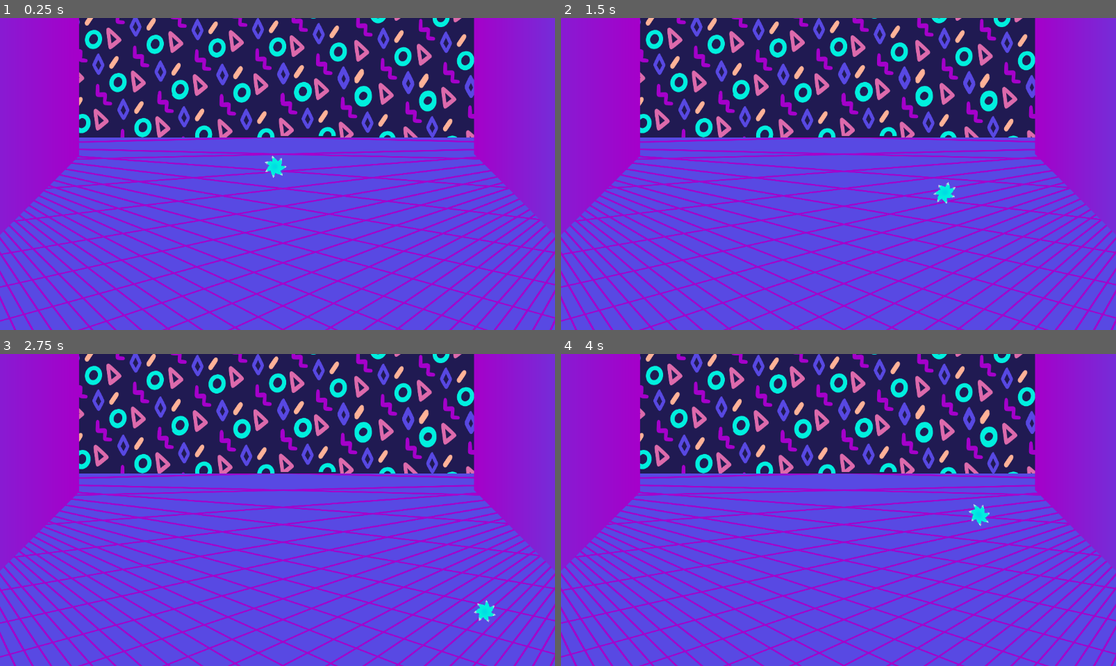
Above: before the commit, frames 1-4 (two rows, left to right).
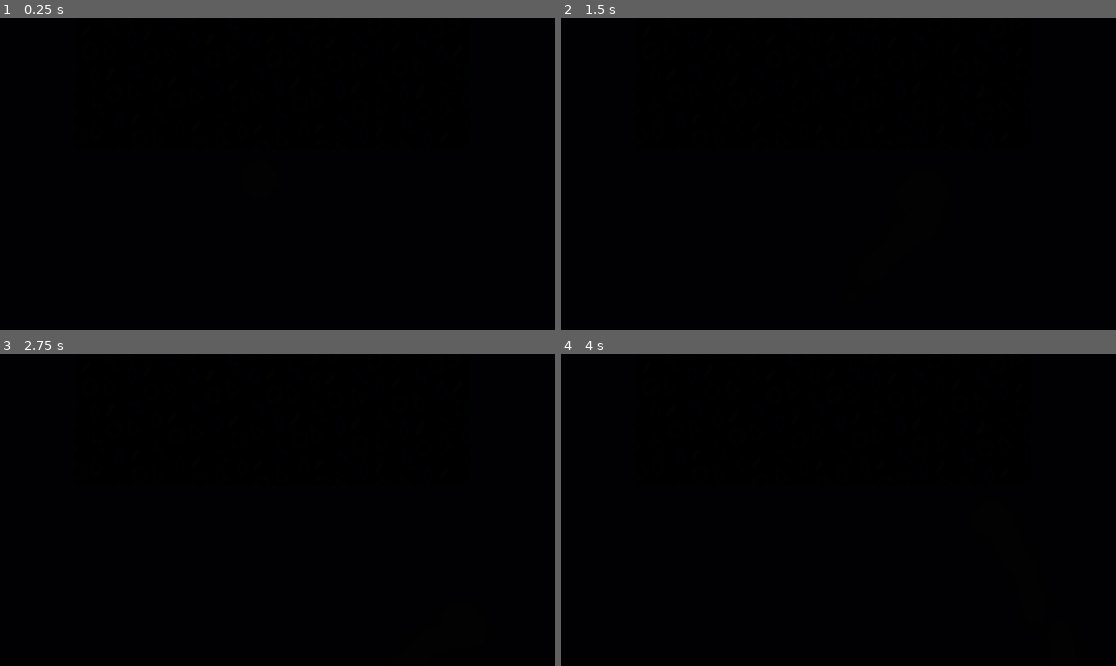
Above: after the commit, the same moments.

Repository: Liamc0950/Shapeshift
Game: Godot game, scene res://Player/sandbox.tscn
The game is run twice, just before and just after one commit, with the same random seed, the same clock (stepped at 60 frames per second) and the same inputs.
Inputs:
- Up to frame 1 (0.25 s): no input
- Up to frame 2 (1.5 s): hold D (Right) 0.53-1.28 s; tap Up (IceAttack) at 0.6, 1.35 s; hold S (Down) from 1.28 s (still down)
- Up to frame 3 (2.75 s): release S (Down) at 2.03 s; hold D (Right) from 2.03 s (still down); tap Up (IceAttack) at 2.1 s
- Up to frame 4 (4 s): release D (Right) at 2.78 s; hold W (Up) 2.78-3.53 s; tap Up (IceAttack) at 2.85, 3.6 s; hold A (Left) from 3.53 s (still down)

The runs differ from the first frame. In frame 1, 100% of the frame differs, in the area x 0-100%, y 0-100%; in frame 2, 100%; in frame 3, 100%; in frame 4, 100%.

Commit message:
Added ice attack w/ particles

Diff:
--- /dev/null
+++ b/Particles/IceParticles.gd
@@ -0,0 +1,3 @@
+extends CPUParticles2D
+
+class_name IceParticles
--- /dev/null
+++ b/Particles/IceParticles.tscn
@@ -0,0 +1,27 @@
+[gd_scene load_steps=4 format=3 uid="uid://g3w2ryv5n8cy"]
+
+[ext_resource type="Texture2D" uid="uid://bs24gqis46o0k" path="res://Assets/Sprites/Particle.png" id="1_jpmrn"]
+[ext_resource type="Script" path="res://Particles/IceParticles.gd" id="2_suq7b"]
+
+[sub_resource type="Gradient" id="Gradient_gosou"]
+colors = PackedColorArray(0.443137, 0.933333, 0.866667, 0.396078, 1, 1, 1, 1)
+
+[node name="IceParticles" type="CPUParticles2D"]
+position = Vector2(3, 1)
+emitting = false
+amount = 128
+lifetime = 0.35
+one_shot = true
+randomness = 1.0
+lifetime_randomness = 0.25
+texture = ExtResource("1_jpmrn")
+emission_shape = 1
+emission_sphere_radius = 8.0
+initial_velocity_min = 1.0
+initial_velocity_max = 2.0
+radial_accel_min = 0.35
+radial_accel_max = 58.94
+scale_amount_min = 0.03
+scale_amount_max = 0.05
+color_ramp = SubResource("Gradient_gosou")
+script = ExtResource("2_suq7b")
--- /dev/null
+++ b/Particles/dust_particles.tscn
@@ -0,0 +1,30 @@
+[gd_scene load_steps=4 format=3 uid="uid://cmyqh4brqp82n"]
+
+[ext_resource type="Texture2D" uid="uid://bs24gqis46o0k" path="res://Assets/Sprites/Particle.png" id="1_nlx30"]
+[ext_resource type="Script" path="res://Particles/IceParticles.gd" id="2_22vh8"]
+
+[sub_resource type="Gradient" id="Gradient_gosou"]
+colors = PackedColorArray(0.443137, 0.933333, 0.866667, 0.396078, 1, 1, 1, 1)
+
+[node name="DustParticles" type="CPUParticles2D"]
+position = Vector2(678, 291)
+amount = 128
+lifetime = 8.0
+preprocess = 8.0
+speed_scale = 0.25
+randomness = 1.0
+lifetime_randomness = 1.0
+texture = ExtResource("1_nlx30")
+emission_shape = 3
+emission_rect_extents = Vector2(1000, 1000)
+gravity = Vector2(2.08165e-12, 300)
+initial_velocity_min = 1.0
+initial_velocity_max = 2.0
+radial_accel_min = 12.47
+radial_accel_max = 69.04
+tangential_accel_min = 0.9
+tangential_accel_max = 43.32
+scale_amount_min = 0.02
+scale_amount_max = 0.03
+color_ramp = SubResource("Gradient_gosou")
+script = ExtResource("2_22vh8")
--- a/Player/player.gd
+++ b/Player/player.gd
@@ -5,6 +5,8 @@
 const JUMP_VELOCITY = -400.0
 
 @onready var anim_tree = $AnimationTree
+@onready var ice_particles = $IceParticles
+
 
 # Get the gravity from the project settings to be synced with RigidBody nodes.
 var gravity = ProjectSettings.get_setting("physics/2d/default_gravity")
@@ -19,11 +21,8 @@
 				).normalized()
 
 	if Input.is_action_just_pressed("IceAttack"):
-		anim_tree.set("parameters/conditions/iceAttack", true)
-		anim_tree.set("parameters/conditions/notIceAttack", false)
-		await get_tree().create_timer(0.5).timeout
-		anim_tree.set("parameters/conditions/iceAttack", false)
-		anim_tree.set("parameters/conditions/notIceAttack", true)
+		_ice_attack()
+
 
 
 	#Change rotatation
@@ -35,3 +34,20 @@
 	anim_tree.set("parameters/Move/blend_position", abs(velocity))
 
 	move_and_slide()
+
+
+
+func _ice_attack():
+	#START ANIMAITON
+	anim_tree.set("parameters/conditions/iceAttack", true)
+	anim_tree.set("parameters/conditions/notIceAttack", false)
+
+	#START PARTICLES
+	ice_particles.emitting = true
+
+	#WAIT TO COMPLETE
+	await get_tree().create_timer(0.5).timeout
+
+	#END ANIMAITON
+	anim_tree.set("parameters/conditions/iceAttack", false)
+	anim_tree.set("parameters/conditions/notIceAttack", true)
--- a/Player/player.tscn
+++ b/Player/player.tscn
@@ -1,7 +1,8 @@
-[gd_scene load_steps=20 format=3 uid="uid://cnuw2epdkrvpr"]
+[gd_scene load_steps=22 format=3 uid="uid://cnuw2epdkrvpr"]
 
 [ext_resource type="Script" path="res://Player/player.gd" id="1_01663"]
 [ext_resource type="Texture2D" uid="uid://b5v7k6gmi6gs8" path="res://Assets/Sprites/Hero.png" id="2_wioyg"]
+[ext_resource type="PackedScene" uid="uid://g3w2ryv5n8cy" path="res://Particles/IceParticles.tscn" id="3_2cxk7"]
 
 [sub_resource type="Animation" id="Animation_vqq7g"]
 resource_name = "Attack"
@@ -30,6 +31,18 @@
 "update": 0,
 "values": [0.0, 0.349066, 0.0]
 }
+tracks/2/type = "value"
+tracks/2/imported = false
+tracks/2/enabled = true
+tracks/2/path = NodePath(".:rotation")
+tracks/2/interp = 1
+tracks/2/loop_wrap = true
+tracks/2/keys = {
+"times": PackedFloat32Array(0, 0.5),
+"transitions": PackedFloat32Array(1, 1),
+"update": 0,
+"values": [0.0, 3.78562]
+}
 
 [sub_resource type="Animation" id="Animation_yh1ep"]
 resource_name = "Idle"
@@ -82,9 +95,49 @@
 "values": [0.0, 6.28319]
 }
 
+[sub_resource type="Animation" id="Animation_kubj7"]
+resource_name = "IceAttack"
+length = 0.5
+tracks/0/type = "value"
+tracks/0/imported = false
+tracks/0/enabled = true
+tracks/0/path = NodePath("Sprite2D:rotation")
+tracks/0/interp = 1
+tracks/0/loop_wrap = true
+tracks/0/keys = {
+"times": PackedFloat32Array(0, 0.5),
+"transitions": PackedFloat32Array(1, 1),
+"update": 0,
+"values": [0.0, 6.28319]
+}
+tracks/1/type = "value"
+tracks/1/imported = false
+tracks/1/enabled = true
+tracks/1/path = NodePath(".:skew")
+tracks/1/interp = 1
+tracks/1/loop_wrap = true
+tracks/1/keys = {
+"times": PackedFloat32Array(0, 0.2, 0.5),
+"transitions": PackedFloat32Array(1, 1, 1),
+"update": 0,
+"values": [0.0, 0.349066, 0.0]
+}
+tracks/2/type = "method"
+tracks/2/imported = false
+tracks/2/enabled = true
+tracks/2/path = NodePath(".")
+tracks/2/interp = 1
+tracks/2/loop_wrap = true
+tracks/2/keys = {
+"times": PackedFloat32Array(),
+"transitions": PackedFloat32Array(),
+"values": []
+}
+
 [sub_resource type="AnimationLibrary" id="AnimationLibrary_qcmg1"]
 _data = {
 "Attack": SubResource("Animation_vqq7g"),
+"IceAttack": SubResource("Animation_kubj7"),
 "Idle": SubResource("Animation_yh1ep"),
 "Run": SubResource("Animation_wxuas"),
 "Walk": SubResource("Animation_lxmx0")
@@ -130,8 +183,8 @@
 advance_condition = &"iceAttack"
 
 [sub_resource type="AnimationNodeStateMachineTransition" id="AnimationNodeStateMachineTransition_4q2io"]
+switch_mode = 2
 advance_mode = 2
-advance_condition = &"notIceAttack"
 
 [sub_resource type="AnimationNodeStateMachine" id="AnimationNodeStateMachine_3puar"]
 states/IceAttack/node = SubResource("AnimationNodeAnimation_8x40s")
@@ -144,7 +197,7 @@
 [sub_resource type="CircleShape2D" id="CircleShape2D_mklwf"]
 
 [node name="Player" type="CharacterBody2D"]
-skew = -0.101808
+skew = 0.0091309
 script = ExtResource("1_01663")
 
 [node name="Sprite2D" type="Sprite2D" parent="."]
@@ -160,10 +213,12 @@
 tree_root = SubResource("AnimationNodeStateMachine_3puar")
 anim_player = NodePath("../AnimationPlayer")
 parameters/conditions/iceAttack = false
-parameters/conditions/notIceAttack = false
 parameters/Move/blend_position = Vector2(0, 0)
 
 [node name="CollisionShape2D" type="CollisionShape2D" parent="."]
 position = Vector2(-2.11758e-22, 0)
 scale = Vector2(2.43, 2.43)
 shape = SubResource("CircleShape2D_mklwf")
+
+[node name="IceParticles" parent="." instance=ExtResource("3_2cxk7")]
+position = Vector2(-27.8032, -6.00323)
--- a/Player/sandbox.tscn
+++ b/Player/sandbox.tscn
@@ -1,8 +1,9 @@
-[gd_scene load_steps=11 format=3 uid="uid://bl1a6edlueqj6"]
+[gd_scene load_steps=14 format=3 uid="uid://bl1a6edlueqj6"]
 
 [ext_resource type="PackedScene" uid="uid://cnuw2epdkrvpr" path="res://Player/player.tscn" id="1_riwvm"]
 [ext_resource type="Texture2D" uid="uid://cwtb6bd2ilnn7" path="res://Assets/Background/GridFloor.png" id="2_b1cps"]
 [ext_resource type="Texture2D" uid="uid://bclwwmxqsgmkj" path="res://Assets/Background/Background.png" id="3_an13u"]
+[ext_resource type="PackedScene" uid="uid://cmyqh4brqp82n" path="res://Particles/dust_particles.tscn" id="4_7yes3"]
 
 [sub_resource type="Gradient" id="Gradient_wqypk"]
 colors = PackedColorArray(0.341176, 0.290196, 0.886275, 1, 0.65098, 0, 0.792157, 1)
@@ -25,6 +26,13 @@
 [sub_resource type="RectangleShape2D" id="RectangleShape2D_6gi78"]
 size = Vector2(93.2446, 8.24943)
 
+[sub_resource type="Environment" id="Environment_k6r3b"]
+background_mode = 3
+adjustment_enabled = true
+adjustment_brightness = 0.01
+
+[sub_resource type="CameraAttributesPractical" id="CameraAttributesPractical_6evye"]
+
 [node name="Sandbox" type="Node2D"]
 
 [node name="Floor" type="Sprite2D" parent="."]
@@ -39,7 +47,7 @@
 
 [node name="Player" parent="." instance=ExtResource("1_riwvm")]
 position = Vector2(572, 309)
-skew = -0.159063
+skew = -0.173725
 
 [node name="SL Wall" type="StaticBody2D" parent="."]
 position = Vector2(1297, 123)
@@ -96,3 +104,21 @@
 position = Vector2(551.25, 665.5)
 scale = Vector2(15.395, 15.395)
 shape = SubResource("RectangleShape2D_6gi78")
+
+[node name="DustParticles" parent="." instance=ExtResource("4_7yes3")]
+position = Vector2(521, 107)
+speed_scale = 0.08
+spread = 92.27
+gravity = Vector2(2.08165e-12, 100)
+initial_velocity_min = 81.81
+initial_velocity_max = 213.12
+angular_velocity_min = 29.09
+angular_velocity_max = 72.73
+tangential_accel_min = 6.96
+
+[node name="Camera2D" type="Camera2D" parent="."]
+position = Vector2(584, 300)
+
+[node name="WorldEnvironment" type="WorldEnvironment" parent="Camera2D"]
+environment = SubResource("Environment_k6r3b")
+camera_attributes = SubResource("CameraAttributesPractical_6evye")
